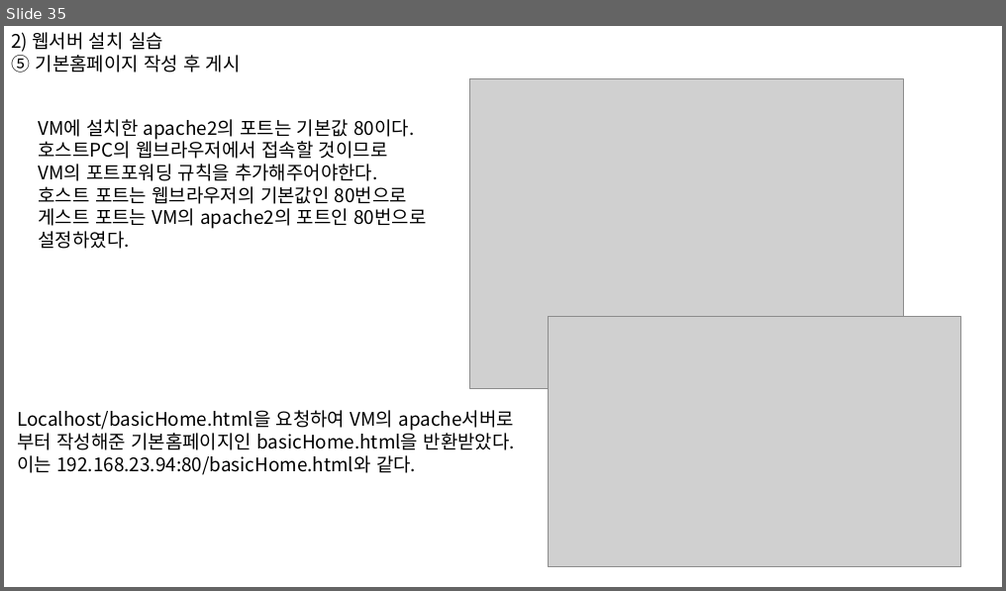
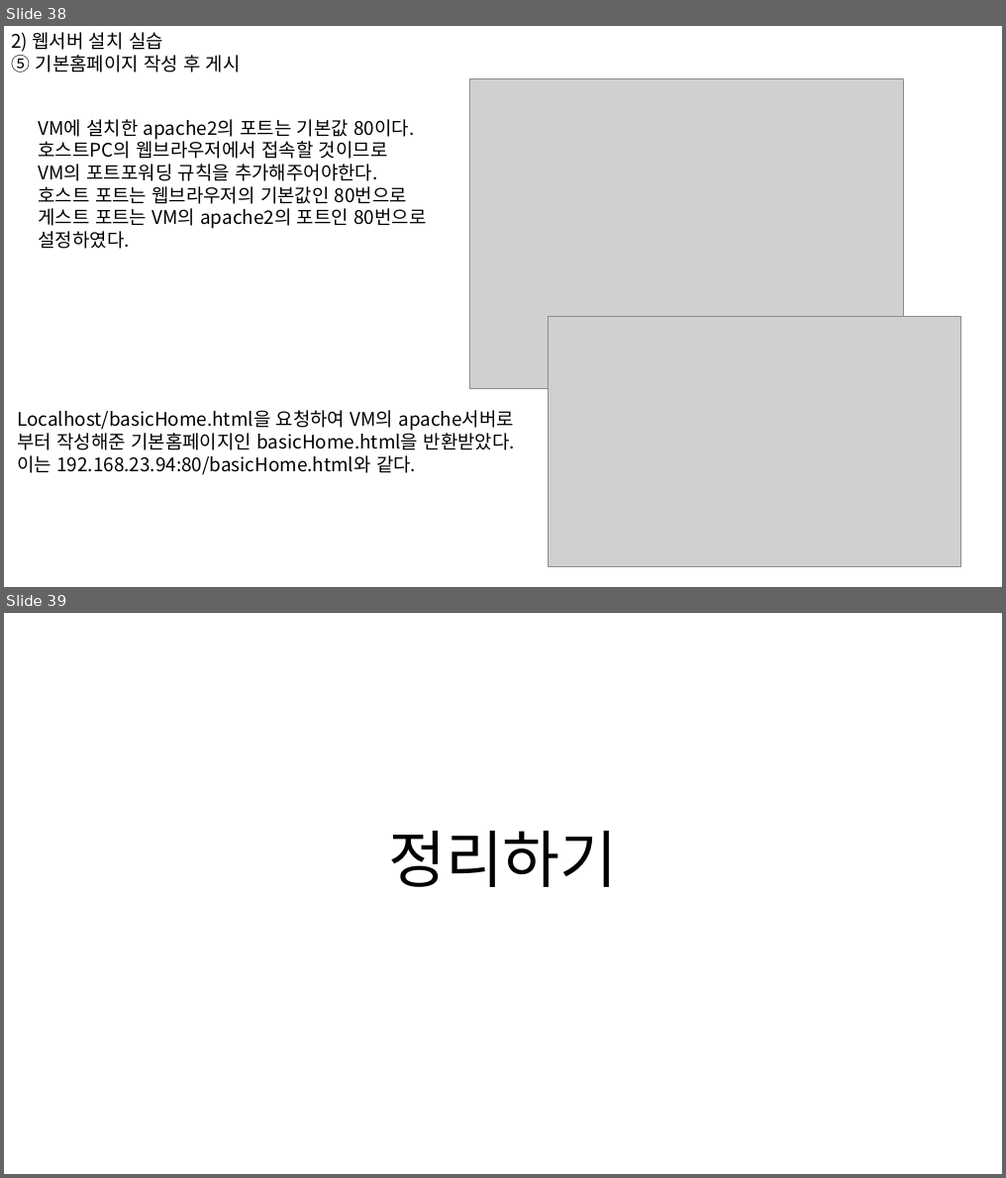
Before and after one commit to blueduckgraymouse/KOPO_SoftwareCoding, a slide deck: 리눅스 프로그래밍 수업/8강/35_임현덕_02220412.pptx. Shown one above the other, each under a label of ours: slide 35 before the commit, slides 38 and 39 after it. The pictures are 1006x591 and 1006x1178 pixels, drawn with LibreOffice and Linux fonts; fonts in the diff are those of the drawing; grey boxes stand for pictures. Boxes give left, top, right and bottom in pixels: in the first picture for what was removed or moved away, otherwise in the second. Text is boxed around its words. In the diff, an @@ line names an element or a change of style, - is before the commit and + after.

```diff
--- a/리눅스 프로그래밍 수업/8강/35_임현덕_02220412.pptx
+++ b/리눅스 프로그래밍 수업/8강/35_임현덕_02220412.pptx
@@ slide 39 added at (x1=4, y1=613, x2=1002, y2=1174), background #FFFFFF @@
@@ title added at (x1=388, y1=831, x2=618, y2=887), 60 pt, text #000000 @@
+정리하기
@@ what was slide 35 is now slide 38 @@
```
Also in this commit, not shown: 5 other slides added, 13 other files.
